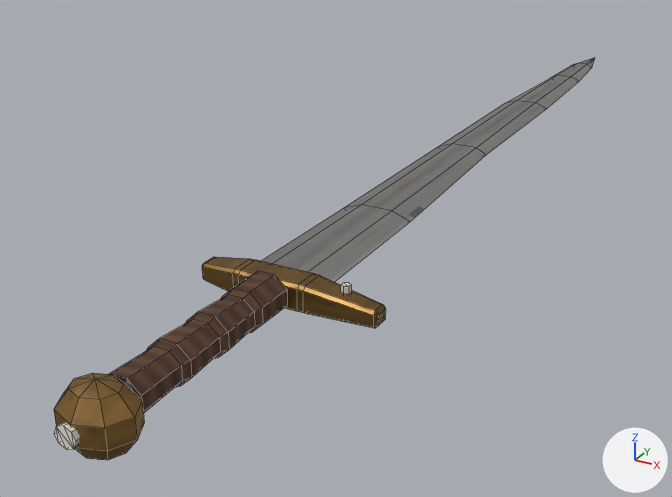
Two versions of the Blender file source_assets/weapons/SM_WornSword.blend, one commit apart.
One viewpoint serves both versions: a 50 mm camera at (0.292, -0.453, 0.261) aimed at (-0.071, 0.207, -0.069). The lights are fixed; the arrows at lower right show +X, +Y and +Z. The picture after the commit comes second. Mesh edges are drawn as thin lines.

The first picture shows 'SM_WornSword_LOD0'.
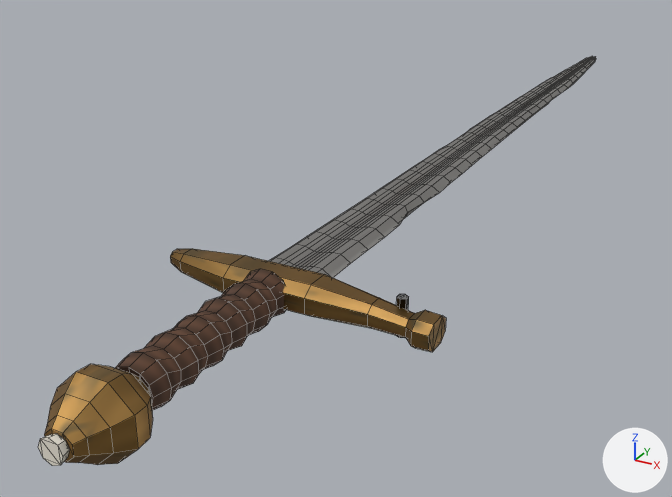
The change, as a list of edits to the scene's bpy script:
```text
Change me_sm_wornsword_lod0_mesh:
    used by ob_sm_wornsword_lod0; location = (0.0, 0.0, 0.0)
    remove me_sm_wornsword_lod0_mesh.from_pydata(...)  # 219 vertices, 240 faces; spans x -0.055..0.078, y -0.19..0.78, z -0.022..0.022
    add me_sm_wornsword_lod0_mesh.from_pydata(...)  # 975 vertices, 1016 faces; spans x -0.085..0.115, y -0.202..0.78, z -0.023..0.023
    me_sm_wornsword_lod0_mesh part 1: a new loose piece, an 8-sided cut cone along y (radius 0.0078 at the low end, 0.0068 at the high end) spanning x -0.0058..0.0098, y -0.2016..-0.1961, z -0.0078..0.0078, in mat_mat_wornsword
    me_sm_wornsword_lod0_mesh part 2: the loose piece of 12 vertices spanning x 0.047..0.053, y -0.003..0.003, z -0.012..0.012 is moved by (0.038, 0.0, 0.0)
    me_sm_wornsword_lod0_mesh part 3: the loose piece of 64 vertices spanning x -0.015..0.015, y -0.15..-0.012, z -0.014..0.014 is rebuilt with 144 vertices and now spans x -0.017..0.017, y -0.142..-0.012, z -0.016..0.016
    me_sm_wornsword_lod0_mesh part 4: the loose piece of 56 vertices spanning x -0.055..0.078, y -0.014..0.012, z -0.009..0.009 is rebuilt with 64 vertices and now spans x -0.085..0.115, y -0.023..0.017, z -0.011..0.011
    me_sm_wornsword_lod0_mesh part 5: the loose piece of 34 vertices spanning x -0.021..0.025, y -0.187..-0.149, z -0.022..0.022 is rebuilt with 56 vertices and now spans x -0.023..0.027, y -0.196..-0.142, z -0.023..0.023
    me_sm_wornsword_lod0_mesh part 6: the loose piece of 16 vertices spanning x -0.007..0.007, y -0.19..-0.185, z -0.007..0.007 is deleted
    me_sm_wornsword_lod0_mesh part 7: 36 vertices removed from x -0.03..0.03, y 0.0..0.72, z -0.006..0.006; 682 vertices added at x -0.026..0.026, y 0.0..0.772, z -0.005..0.005
```

Changed parts and their boxes [x1, y1, x2, y2] in the pictures (672 x 497 px; the box of a moved part takes in the faces that stretch with it):
'SM_WornSword_LOD0', reshaped
    before: [54, 57, 595, 460]
    after: [38, 56, 596, 466]
part 1 of me_sm_wornsword_lod0_mesh, added
    after: [38, 434, 70, 466]
part 2 of me_sm_wornsword_lod0_mesh, moved or reshaped
    before: [341, 283, 352, 293]
    after: [397, 294, 409, 338]
part 3 of me_sm_wornsword_lod0_mesh, rebuilt
    before: [110, 271, 287, 413]
    after: [116, 269, 286, 411]
part 4 of me_sm_wornsword_lod0_mesh, rebuilt (51% wider, 44% taller)
    before: [202, 257, 385, 328]
    after: [170, 249, 446, 352]
part 5 of me_sm_wornsword_lod0_mesh, rebuilt (21% wider, 16% taller)
    before: [54, 373, 144, 460]
    after: [44, 364, 153, 465]
part 6 of me_sm_wornsword_lod0_mesh, deleted
    before: [54, 423, 81, 450]
part 7 of me_sm_wornsword_lod0_mesh, cut back
    before: [262, 57, 595, 282]
    after: [269, 56, 596, 278]
